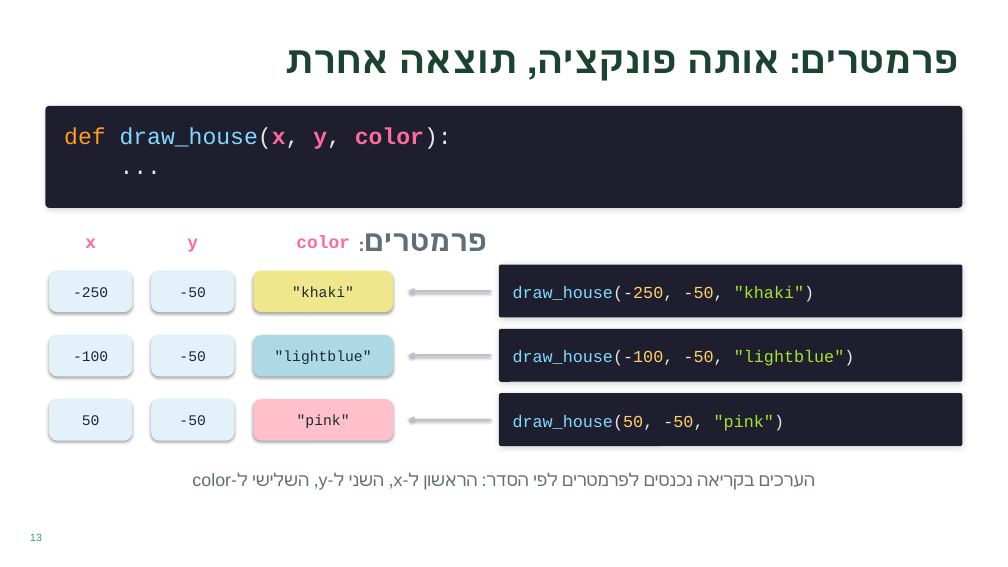
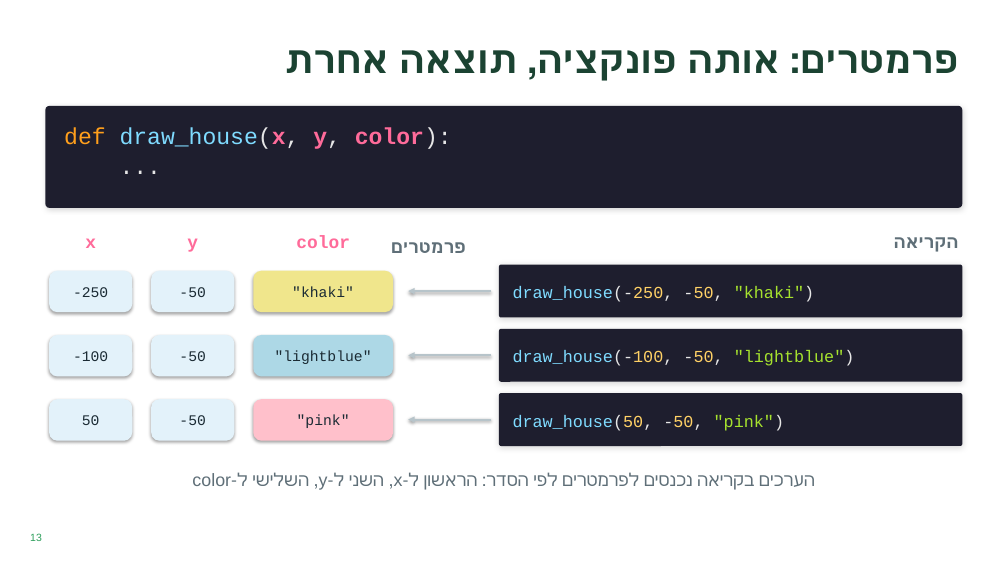
Before and after one commit to zurkin1/python, a slide deck: slide 13 of lesson3 car race/שיעור מרוץ המכוניות.pptx. Drawn at 1008x567 pixels with LibreOffice and Linux fonts; fonts in the diff are those of the drawing. Boxes give left, top, right and bottom in pixels: in the first picture for what was removed or moved away, otherwise in the second. Text is boxed around its words. In the diff, an @@ line names an element or a change of style, - is before the commit and + after.

```diff
--- a/lesson3 car race/שיעור מרוץ המכוניות.pptx
+++ b/lesson3 car race/שיעור מרוץ המכוניות.pptx
@@ text added at [894,237,959,252], 17 pt, text #5F6F78, bold @@
+הקריאה
@@ text at [391,242,466,253]: text changed; size 28 to 17 pt @@
-פרמטרים:
+פרמטרים
```
Also in this commit, not shown: 17 other slides changed, 3 slides added, 11 other files.
